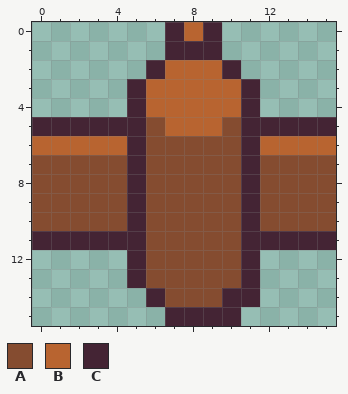
A pixel-art sprite gets an edit: source/core/assets/images/placeable/fences/f_r_l_u.png. Above is the file before it was changed.
The file is 16x16 pixels.
Palette (. is transparent): A #854c30  B #b86430  C #442434
Pixels before, first column x 0:
 0 .......CBC......
 1 .......CCC......
 2 ......CBBBC.....
 3 .....CBBBBBC....
 4 .....CBBBBBC....
 5 CCCCCCABBBACCCCC
 6 BBBBBCAAAAACBBBB
 7 AAAAACAAAAACAAAA
 8 AAAAACAAAAACAAAA
 9 AAAAACAAAAACAAAA
10 AAAAACAAAAACAAAA
11 CCCCCCAAAAACCCCC
12 .....CAAAAAC....
13 .....CAAAAAC....
14 ......CAAACC....
15 .......CCCC.....
New version:
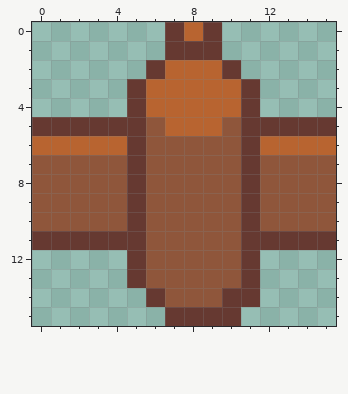
The edit:
Colour A changes from #854c30 to #8f563b.
Colour C changes from #442434 to #663931.
Boxes around the changes in both pictures, in picture pixels (x1, y1, x2, y2):
changed: (32, 22, 336, 326)
